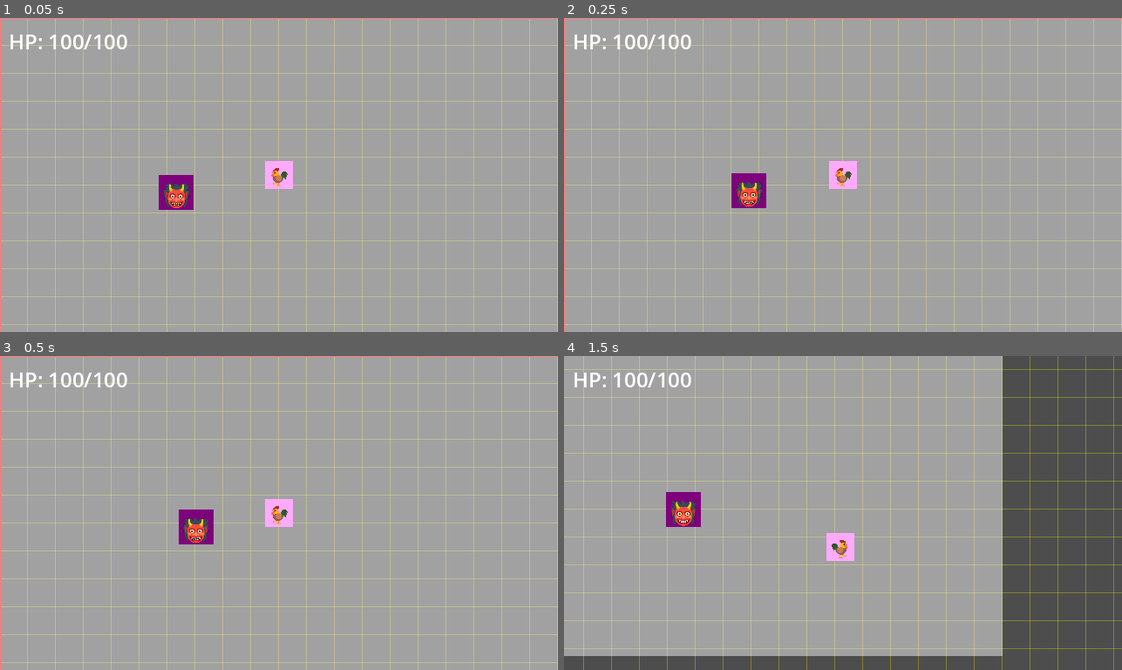
Above: before the commit, frames 1-4 (two rows, left to right).
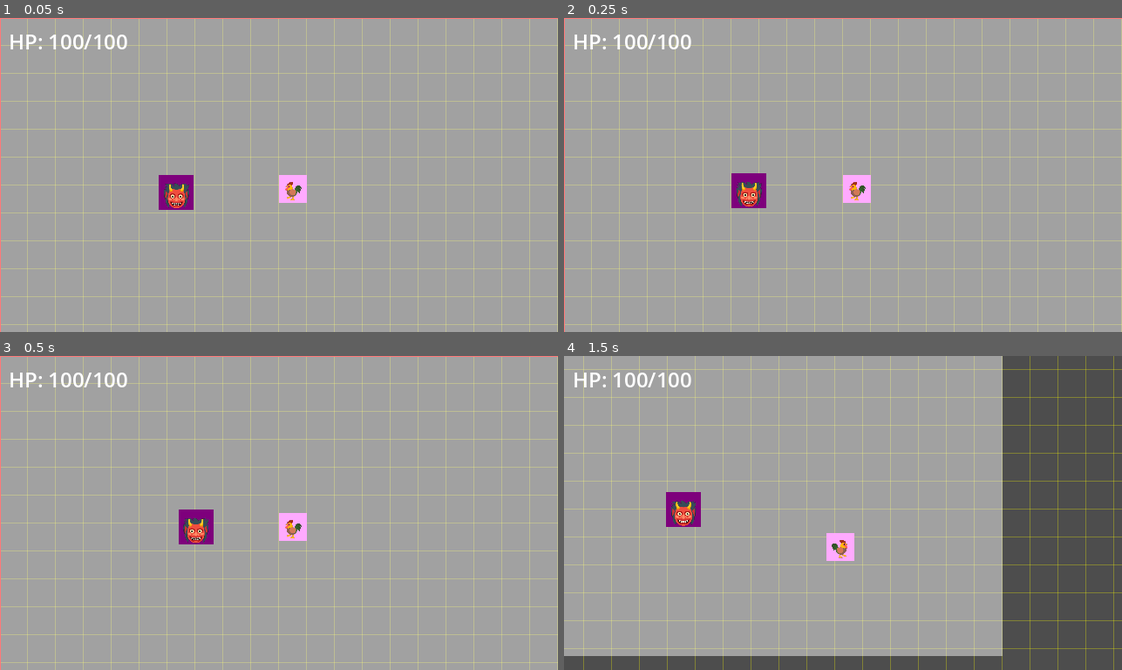
Above: after the commit, the same moments.

Repository: thejoshyee/sarimanok-game
Game: Godot game, scene res://main.tscn
The game is run twice, just before and just after one commit, with the same random seed, the same clock (stepped at 60 frames per second) and the same inputs.
Inputs:
- Up to frame 1 (0.05 s): no input
- Up to frame 2 (0.25 s): no input
- Up to frame 3 (0.5 s): no input
- Up to frame 4 (1.5 s): hold Right (move_right) 0.53-1.28 s; hold S (move_down) from 1.28 s (still down)

The runs differ from the first frame. In frame 1, 0.7% of the frame differs, in the area x 47-55%, y 45-59%; in frame 2, 0.7%; in frame 3, 0.7%; in frame 4, nothing differs.

Commit message:
feat(pooling): implement core object pooling infrastructure (task 6.3)
- Add PoolConfig resource class for pool configuration
- Add TypedPool class to manage individual object pools
- Add PoolManager autoload as central pool manager
- Implement poolable interface on test_enemy (reset_state, on_spawn, on_despawn)
- Create test_enemy_pool config with pre-allocation of 10 objects
- Add pool_test scene to verify pooling system works
- Register PoolManager as global autoload

Objects now reuse from pools instead of instantiate/queue_free, preventing lag spikes during gameplay. Verified with test showing 10 pre-allocated enemies with 3 active and 7 available in pool.

Diff:
--- /dev/null
+++ b/game/autoloads/pool_manager.gd
@@ -0,0 +1,96 @@
+# Central manage for all object pools - use this from anywhere in the game
+extends Node
+
+# All our pools, organized by ID
+var _pools: Dictionary = {}  # { "enemy_duwende": TypedPool, "projectile_feather": TypedPool, ... }
+
+# container nodes for each category (keeps scene tree organized)
+var _enemy_container: Node
+var _projectile_container: Node
+var _pickup_container: Node
+var _particle_container: Node
+
+
+func _ready() -> void:
+    # create container nodes to keep the scene tree organized
+    _enemy_container = Node.new()
+    _enemy_container.name = "Enemies"
+    add_child(_enemy_container)
+
+    _projectile_container = Node.new()
+    _projectile_container.name = "Projectiles"
+    add_child(_projectile_container)
+
+    _pickup_container = Node.new()
+    _pickup_container.name = "Pickups"
+    add_child(_pickup_container)
+
+    _particle_container = Node.new()
+    _particle_container.name = "Particles"
+    add_child(_particle_container)
+
+
+# register a new pool with a config
+func register_pool(config: PoolConfig) -> void:
+    # figure out which container this pool should use
+    var container: Node
+    if config.pool_id.begins_with("enemy_"):
+        container = _enemy_container
+    elif config.pool_id.begins_with("projectile_"):
+        container = _projectile_container
+    elif config.pool_id.begins_with("pickup_"):
+        container = _pickup_container
+    elif config.pool_id.begins_with("particle_"):
+        container = _particle_container
+    else:
+        push_warning("Unknown pool ID: %s" % config.pool_id)
+        return
+
+    # create the Typedpool and store it in the dictionary
+    var pool = TypedPool.new(config, container)
+    _pools[config.pool_id] = pool
+
+
+# spawn an object from a pool
+func spawn(pool_id: String, pos: Vector2 = Vector2.ZERO) -> Node:
+    if not _pools.has(pool_id):
+        push_error("Pool not found: %s" % pool_id)
+        return null
+
+    var pool = _pools[pool_id]
+    return pool.acquire(pos)
+
+
+# return an object to its pool
+func despawn(node: Node) -> void:
+    # find which pool this node belongs to
+    for pool in _pools.values():
+        if pool._active.has(node):
+            pool.release(node)
+            return
+
+    push_warning("Object not found in any pool: %s" % node.name)
+
+
+# warm up all registered pools
+func preload_all() -> void:
+    for pool in _pools.values():
+        pool.warm_up()
+    print("All pools warmed up")
+
+
+# gets stats for a specific pool
+func get_pool_stats(pool_id: String) -> Dictionary:
+    if not _pools.has(pool_id):
+        push_error("Pool not found: %s" % pool_id)
+        return {}
+
+    return _pools[pool_id].get_stats()
+
+
+# gets stats for all pools
+func get_all_stats() -> Dictionary:
+    var all_stats: Dictionary = {}
+    for pool_id in _pools.keys():
+        all_stats[pool_id] = _pools[pool_id].get_stats()
+    return all_stats
--- a/game/project.godot
+++ b/game/project.godot
@@ -13,6 +13,10 @@
 config/name="sari-manok"
 run/main_scene="uid://cxqxr03wo51p8"
 config/features=PackedStringArray("4.5", "Forward Plus")
+
+[autoload]
+
+PoolManager="*res://autoloads/pool_manager.gd"
 
 [display]
 
--- /dev/null
+++ b/game/resources/pool_config.gd
@@ -0,0 +1,10 @@
+#pool_config.gd
+# Resource that defines how a specific pool should behave
+class_name PoolConfig
+extends Resource
+
+@export var pool_id: String = ""              # Unique identifier (e.g., "enemy_duwende")
+@export var scene_path: String = ""           # Path to the scene to pool
+@export var initial_size: int = 10            # Pre-allocated at startup
+@export var max_size: int = 50                # Hard cap (0 = unlimited growth)
+@export var can_grow: bool = true             # Allow spawning beyond initial_size
--- /dev/null
+++ b/game/resources/test_enemy_pool.tres
@@ -0,0 +1,9 @@
+[gd_resource type="Resource" script_class="PoolConfig" load_steps=2 format=3 uid="uid://cwo11ojx1iw81"]
+
+[ext_resource type="Script" uid="uid://dnolhjriaskgh" path="res://resources/pool_config.gd" id="1_ptvp8"]
+
+[resource]
+script = ExtResource("1_ptvp8")
+pool_id = "enemy_test"
+scene_path = "res://scenes/enemies/test_enemy.tscn"
+metadata/_custom_type_script = "uid://dnolhjriaskgh"
--- a/game/scenes/player/player.tscn
+++ b/game/scenes/player/player.tscn
@@ -8,6 +8,21 @@
 
 [sub_resource type="RectangleShape2D" id="RectangleShape2D_8afob"]
 size = Vector2(32, 32)
+
+[sub_resource type="Animation" id="Animation_lvxji"]
+length = 0.001
+tracks/0/type = "value"
+tracks/0/imported = false
+tracks/0/enabled = true
+tracks/0/path = NodePath("VisualSprite:position")
+tracks/0/interp = 1
+tracks/0/loop_wrap = true
+tracks/0/keys = {
+"times": PackedFloat32Array(0),
+"transitions": PackedFloat32Array(1),
+"update": 0,
+"values": [Vector2(0, 0)]
+}
 
 [sub_resource type="Animation" id="Animation_dovo2"]
 resource_name = "idle"
@@ -30,21 +45,6 @@
 "values": [Vector2(0, 0), Vector2(0, -2), Vector2(0, 0)]
 }
 
-[sub_resource type="Animation" id="Animation_lvxji"]
-length = 0.001
-tracks/0/type = "value"
-tracks/0/imported = false
-tracks/0/enabled = true
-tracks/0/path = NodePath("VisualSprite:position")
-tracks/0/interp = 1
-tracks/0/loop_wrap = true
-tracks/0/keys = {
-"times": PackedFloat32Array(0),
-"transitions": PackedFloat32Array(1),
-"update": 0,
-"values": [Vector2(0, 0)]
-}
-
 [sub_resource type="AnimationLibrary" id="AnimationLibrary_lvxji"]
 _data = {
 &"RESET": SubResource("Animation_lvxji"),
@@ -57,10 +57,8 @@
 stats = ExtResource("2_dovo2")
 
 [node name="VisualSprite" type="ColorRect" parent="."]
-offset_left = -16.0
-offset_top = -16.0
-offset_right = 16.0
-offset_bottom = 16.0
+offset_right = 32.0
+offset_bottom = 32.0
 color = Color(1.353256, 0.6651851, 1.2282239, 1)
 
 [node name="Label" type="Label" parent="VisualSprite"]
--- /dev/null
+++ b/game/scenes/tests/pool_test.tscn
@@ -0,0 +1,6 @@
+[gd_scene load_steps=2 format=3 uid="uid://byf0t1vuofkfo"]
+
+[ext_resource type="Script" uid="uid://tt1i0pmvb14v" path="res://scripts/pool_test.gd" id="1_2qpc8"]
+
+[node name="Node2D" type="Node2D"]
+script = ExtResource("1_2qpc8")
--- /dev/null
+++ b/game/scripts/pool_test.gd
@@ -0,0 +1,17 @@
+extends Node2D
+
+func _ready():
+	# Register the test enemy pool
+	var config = preload("res://resources/test_enemy_pool.tres")
+	PoolManager.register_pool(config)
+
+	# Warm up the pool (pre-create 10 enemies)
+	PoolManager.preload_all()
+
+	# Spawn 3 test enemies
+	for i in 3:
+		var enemy = PoolManager.spawn("enemy_test", Vector2(100 + i * 100, 200))
+		print("Spawned enemy at: ", enemy.position)
+
+	# Print pool stats
+	print(PoolManager.get_pool_stats("enemy_test"))
--- /dev/null
+++ b/game/scripts/pooling/typed_pool.gd
@@ -0,0 +1,82 @@
+# Manages a pool of one specific type of object (e.g. all duwendes)
+class_name TypedPool
+extends RefCounted
+
+var config: PoolConfig
+var _scene: PackedScene
+var _available: Array[Node] = [] # Objects ready to use
+var _active: Array[Node] = [] # Objects in use in game
+var _container: Node # parent node for pooled objects
+
+func _init(pool_config: PoolConfig, container: Node) -> void:
+	config = pool_config
+	_container = container
+	_scene = load(config.scene_path)
+
+# pre-create objects at game start
+func warm_up() -> void:
+	for i in config.initial_size:
+		var instance = _create_instance()
+		_available.append(instance)
+
+# get an object from the pool
+func acquire(pos: Vector2 = Vector2.ZERO) -> Node:
+	var instance: Node
+
+	if _available.size() > 0:
+		# reuse existing object
+		instance = _available.pop_back()
+	elif config.can_grow and (config.max_size == 0 or _active.size() < config.max_size):
+		# pool empty but allowed to grow - create new
+		instance = _create_instance()
+	else:
+		# pool exhausted
+		push_warning("Pool exhausted for %s" % config.pool_id)
+		return null
+
+	_active.append(instance)
+	instance.position = pos
+
+	# call lifecycle methods if they exist
+	if instance.has_method("reset_state"):
+		instance.reset_state()
+	if instance.has_method("on_spawn"):
+		instance.on_spawn()
+
+	return instance
+
+# Return an object to the pool
+func release(instance: Node) -> void:
+	if not _active.has(instance):
+		push_warning("Tried to release object not in active pool")
+		return
+
+	_active.erase(instance)
+	_available.append(instance)
+
+	# call lifecycle methods if they exist
+	if instance.has_method("on_despawn"):
+		instance.on_despawn()
+
+# create new pooled instance (hidden by default)
+func _create_instance() -> Node:
+	var instance = _scene.instantiate()
+	_container.add_child(instance)
+
+	# start hidden / disabled
+	if instance.has_method("on_despawn"):
+		instance.on_despawn()
+	else:
+		instance.visible = false
+
+	return instance
+
+# stats for debugging
+func get_stats() -> Dictionary:
+	return {
+		"pool_id": config.pool_id,
+		"available": _available.size(),
+		"active": _active.size(),
+		"total": _available.size() + _active.size(),
+		"max": config.max_size
+	}
--- a/game/scripts/test_enemy.gd
+++ b/game/scripts/test_enemy.gd
@@ -12,3 +12,15 @@
 		var direction = (player.global_position - global_position).normalized()
 		velocity = direction * speed
 		move_and_slide()
+
+func reset_state() -> void:
+	velocity = Vector2.ZERO
+
+
+func on_spawn() -> void:
+	visible = true
+	set_physics_process(true)
+
+func on_despawn() -> void:
+	visible = false
+	set_physics_process(false)
Not shown, added: game/autoloads/pool_manager.gd.uid
Not shown, added: game/resources/pool_config.gd.uid
Not shown, added: game/scripts/pool_test.gd.uid
Not shown, added: game/scripts/pooling/typed_pool.gd.uid
Not shown, changed: .taskmaster/docs/modules/README.md
Not shown, changed: .taskmaster/docs/modules/characters/prd-characters-endless.md
Not shown, changed: .taskmaster/docs/modules/characters/prd-characters-variants.md
Not shown, changed: .taskmaster/docs/modules/core/prd-core-foundation.md
Not shown, changed: .taskmaster/docs/modules/core/prd-core-progression.md
Not shown, changed: .taskmaster/docs/modules/core/prd-core-weapons.md
Not shown, changed: .taskmaster/docs/modules/launch/prd-launch-execute.md
Not shown, changed: .taskmaster/docs/modules/launch/prd-launch-prep.md
(and 8 more such lines)
